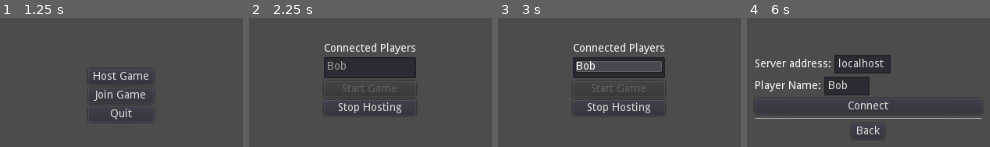
Above: before the commit, frames 1-4 (left to right).
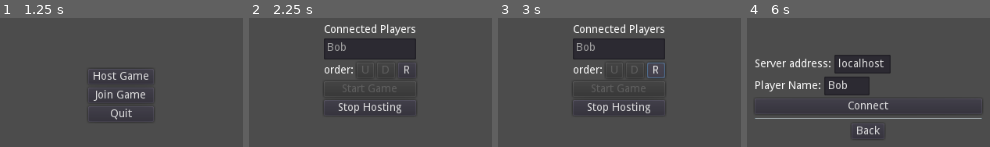
Above: after the commit, the same moments.

Repository: ssalanski/OhHell
Game: Godot game, scene res://MainMenu.tscn
The game is run twice, just before and just after one commit, with the same random seed, the same clock (stepped at 60 frames per second) and the same inputs.
Inputs (mouse positions are in pixels of both pictures, inside the frame that each line leads up to):
- Up to frame 1 (1.25 s): tap Enter at 0.5 s; move the mouse to (outside the picture) at 0.52 s; click (outside the picture) at 0.67 s
- Up to frame 2 (2.25 s): click "Host Game" at 1.25 s; click "Host" at 2 s
- Up to frame 3 (3 s): click (655, 69) at 2.75 s, where only the run after the commit has a clickable "R"
- Up to frame 4 (6 s): click (904, 69) at 3.5 s, where only the run after the commit has a clickable "R"; click (904, 69) at 4.25 s, where only the run after the commit has a clickable "R"; click "Stop Hosting" at 5 s; click "Join Game" at 5.75 s

Frame 1 is identical in both runs. In frame 2, 9.8% of the frame differs, in the area x 30-69%, y 4-47%; in frame 3, 9.5%; in frame 4, nothing differs.

Commit message:
add up/down/randomize buttons to the lobby player list
plan to use these to determine the seating order

Diff:
--- a/MainMenu.gd
+++ b/MainMenu.gd
@@ -66,3 +66,31 @@
 
 func _on_QuitButton_pressed():
 	get_tree().quit()
+
+
+
+func _on_UpButton_pressed():
+	var idx = $GameLobby/PlayerList.get_selected_items()[0]
+	$GameLobby/PlayerList.move_item(idx,idx-1)
+	_on_PlayerList_item_selected(idx-1)
+
+func _on_DownButton_pressed():
+	var idx = $GameLobby/PlayerList.get_selected_items()[0]
+	$GameLobby/PlayerList.move_item(idx,idx+1)
+	_on_PlayerList_item_selected(idx+1)
+
+func _on_RandomButton_pressed():
+	$GameLobby/PlayerList.unselect_all()
+	for idx in range($GameLobby/PlayerList.get_item_count()):
+		var rand_idx = rand_range(idx,$GameLobby/PlayerList.get_item_count())
+		$GameLobby/PlayerList.move_item(idx, rand_idx)
+
+
+func _on_PlayerList_nothing_selected():
+	$GameLobby/SeatingControls/DownButton.disabled = true
+	$GameLobby/SeatingControls/UpButton.disabled = true
+
+
+func _on_PlayerList_item_selected(index):
+	$GameLobby/SeatingControls/DownButton.disabled = (index == ($GameLobby/PlayerList.get_item_count() - 1))
+	$GameLobby/SeatingControls/UpButton.disabled = (index == 0)
--- a/MainMenu.tscn
+++ b/MainMenu.tscn
@@ -128,9 +128,8 @@
 }
 
 [node name="PlayerName" type="HBoxContainer" parent="HostServerMenu"]
-margin_top = 28.0
-margin_right = 291.0
-margin_bottom = 52.0
+margin_right = 291.0
+margin_bottom = 24.0
 
 [node name="Label" type="Label" parent="HostServerMenu/PlayerName"]
 margin_top = 5.0
@@ -146,25 +145,25 @@
 expand_to_text_length = true
 
 [node name="HostButton" type="Button" parent="HostServerMenu"]
-margin_top = 56.0
-margin_right = 291.0
-margin_bottom = 76.0
+margin_top = 28.0
+margin_right = 291.0
+margin_bottom = 48.0
 size_flags_horizontal = 5
 text = "Host"
 
 [node name="HSeparator" type="HSeparator" parent="HostServerMenu"]
-margin_top = 80.0
-margin_right = 291.0
-margin_bottom = 84.0
+margin_top = 52.0
+margin_right = 291.0
+margin_bottom = 56.0
 __meta__ = {
 "_editor_description_": ""
 }
 
 [node name="BackButton" type="Button" parent="HostServerMenu"]
 margin_left = 124.0
-margin_top = 88.0
+margin_top = 60.0
 margin_right = 166.0
-margin_bottom = 108.0
+margin_bottom = 80.0
 size_flags_horizontal = 4
 text = "Back"
 
@@ -191,21 +190,60 @@
 [node name="PlayerList" type="ItemList" parent="GameLobby"]
 margin_top = 18.0
 margin_right = 118.0
-margin_bottom = 27.0
+margin_bottom = 99.0
 size_flags_vertical = 3
+items = [ "Item 0", null, false, "Item 1", null, false, "Item 2", null, false, "Item 3", null, false ]
 auto_height = true
 
+[node name="SeatingControls" type="HBoxContainer" parent="GameLobby"]
+margin_top = 103.0
+margin_right = 118.0
+margin_bottom = 123.0
+size_flags_horizontal = 3
+
+[node name="Label" type="Label" parent="GameLobby/SeatingControls"]
+margin_top = 3.0
+margin_right = 38.0
+margin_bottom = 17.0
+text = "order:"
+__meta__ = {
+"_edit_use_anchors_": false
+}
+
+[node name="UpButton" type="Button" parent="GameLobby/SeatingControls"]
+margin_left = 42.0
+margin_right = 64.0
+margin_bottom = 20.0
+size_flags_horizontal = 3
+disabled = true
+text = "U"
+
+[node name="DownButton" type="Button" parent="GameLobby/SeatingControls"]
+margin_left = 68.0
+margin_right = 91.0
+margin_bottom = 20.0
+size_flags_horizontal = 3
+disabled = true
+text = "D"
+
+[node name="RandomButton" type="Button" parent="GameLobby/SeatingControls"]
+margin_left = 95.0
+margin_right = 118.0
+margin_bottom = 20.0
+size_flags_horizontal = 3
+text = "R"
+
 [node name="StartGameButton" type="Button" parent="GameLobby"]
-margin_top = 31.0
-margin_right = 118.0
-margin_bottom = 51.0
+margin_top = 127.0
+margin_right = 118.0
+margin_bottom = 147.0
 disabled = true
 text = "Start Game"
 
 [node name="DisconnectButton" type="Button" parent="GameLobby"]
-margin_top = 55.0
-margin_right = 118.0
-margin_bottom = 75.0
+margin_top = 151.0
+margin_right = 118.0
+margin_bottom = 171.0
 text = "Disconnect"
 
 [connection signal="pressed" from="MainMenu/HostMenuButton" to="." method="_on_HostMenuButton_pressed"]
@@ -215,5 +253,10 @@
 [connection signal="pressed" from="JoinServerMenu/BackButton" to="." method="_on_BackButton_pressed"]
 [connection signal="pressed" from="HostServerMenu/HostButton" to="." method="_on_HostButton_pressed"]
 [connection signal="pressed" from="HostServerMenu/BackButton" to="." method="_on_BackButton_pressed"]
+[connection signal="item_selected" from="GameLobby/PlayerList" to="." method="_on_PlayerList_item_selected"]
+[connection signal="nothing_selected" from="GameLobby/PlayerList" to="." method="_on_PlayerList_nothing_selected"]
+[connection signal="pressed" from="GameLobby/SeatingControls/UpButton" to="." method="_on_UpButton_pressed"]
+[connection signal="pressed" from="GameLobby/SeatingControls/DownButton" to="." method="_on_DownButton_pressed"]
+[connection signal="pressed" from="GameLobby/SeatingControls/RandomButton" to="." method="_on_RandomButton_pressed"]
 [connection signal="pressed" from="GameLobby/StartGameButton" to="." method="_on_StartGameButton_pressed"]
 [connection signal="pressed" from="GameLobby/DisconnectButton" to="." method="_on_StopHostingButton_pressed"]
